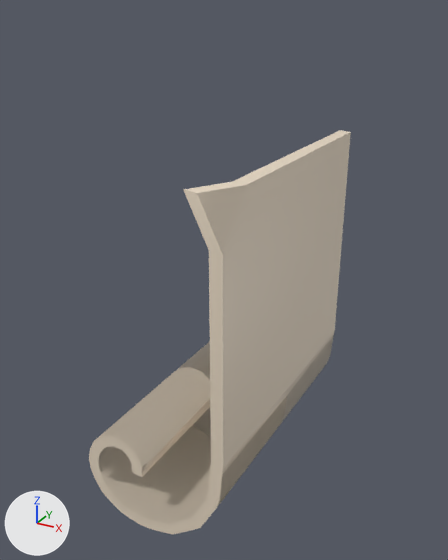
Before and after pictures for a commit that changed the FBX model Assets/Arte/Objetos/carta.fbx.
Both versions are drawn from a 50 mm camera at (19.276, -8.846, 1.773) aimed at (18.962, -8.274, 1.488). The axes (+X, +Y, +Z) are drawn at lower left. The lights are the same throughout. The picture after the commit comes second. Where no turn or scale is listed for an object, it has been applied to the vertices.

The scene before the commit, as lines of its bpy script (objects in view):
```python
me_cube_018 = bpy.data.meshes.new('Cube.018')
me_cube_018.from_pydata(...)  # 130 vertices, 154 faces; spans x -0.019..0.154, y -0.143..0.174, z -0.094..0.301
me_cube_018.materials.append(mat_material_031)  # pale yellow #e7d8c3
ob_cube = bpy.data.objects.new('Cube', me_cube_018)
ob_cube.location = (18.892, -8.285, 1.336)
```
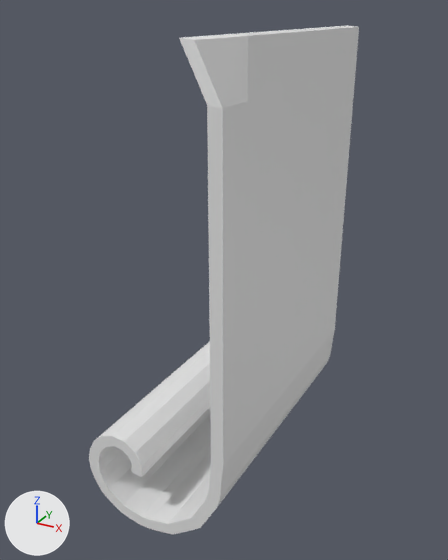
The newer file is also rescaled (x0.815), turned or shifted as a whole; pictures and numbers use the older file's frame.

What differs and where, as boxes [x1, y1, x2, y2] in the pictures (448 x 560 px; the box of a moved part takes in the faces that stretch with it):
```json
{"object": "Cube", "change": "recoloured, reshaped, shading changed", "before": [89, 130, 351, 534], "after": [89, 25, 359, 534], "on screen": "pale yellow to white, 26% taller"}
{"part": 1, "of": "me_cube_018", "change": "moved or reshaped", "before": [183, 130, 351, 466], "after": [179, 25, 359, 466]}
{"part": 2, "of": "me_cube_018", "change": "shading changed", "before": [89, 130, 351, 534], "after": [89, 25, 359, 534]}
```

Scene script edits in JSON lines:
```json
{"op": "add", "block": "mat_carta", "code": ["mat_carta = principled_material('carta')", "mat_carta.base_color = (0.8, 0.8, 0.8)  # white #e7e7e7"]}
{"block": "me_cube_018", "where": "# used by ob_cube; location = (18.892, -8.285, 1.336)"}
{"op": "remove", "block": "me_cube_018", "code": "me_cube_018.from_pydata(...)  # 130 vertices, 154 faces; spans x -0.019..0.154, y -0.143..0.174, z -0.094..0.301"}
{"op": "remove", "block": "me_cube_018", "code": "me_cube_018.materials.append(mat_material_031)  # pale yellow #e7d8c3"}
{"op": "add", "block": "me_cube_018", "code": "me_cube_018.from_pydata(...)  # 130 vertices, 154 faces; spans x -0.019..0.154, y -0.143..0.174, z -0.094..0.418"}
{"block": "me_cube_018", "change": "me_cube_018 part 1: all 12 vertices in x 0.113..0.154, y -0.143..0.174, z 0.251..0.301 are moved by (0.0, 0.0, 0.117)"}
{"block": "me_cube_018", "change": "me_cube_018 part 2: edges marked sharp go from 130 to 0"}
{"op": "add", "block": "me_cube_018", "code": "me_cube_018.materials.append(mat_carta)  # white #e7e7e7"}
```
